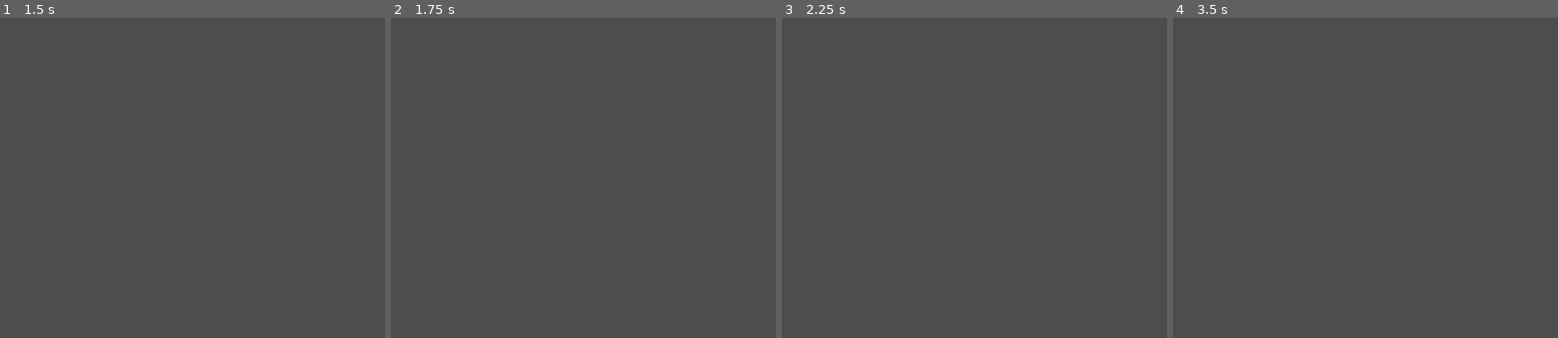
Above: before the commit, frames 1-4 (left to right).
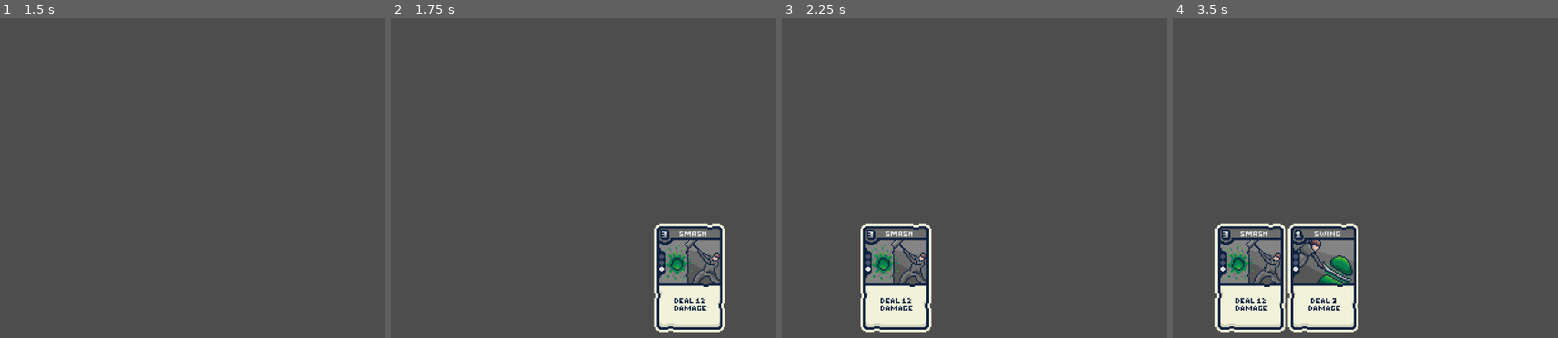
Above: after the commit, the same moments.

Repository: Fredeblok0912/Card_game
Game: Godot game, scene res://menu.tscn
The game is run twice, just before and just after one commit, with the same random seed, the same clock (stepped at 60 frames per second) and the same inputs.
Inputs:
- Up to frame 1 (1.5 s): click "Start Game" at 0.5 s; tap Enter at 1.25 s; hold Up (ui_up) from 1.28 s (still down)
- Up to frame 2 (1.75 s): keep holding Up (ui_up)
- Up to frame 3 (2.25 s): release Up (ui_up) at 2.03 s; hold Down (ui_down) from 2.03 s (still down)
- Up to frame 4 (3.5 s): tap Space at 2.75 s; release Down (ui_down) at 2.78 s; hold Up (ui_up) from 2.78 s (still down)

Frame 1 is identical in both runs. In frame 2, 5.8% of the frame differs, in the area x 68-87%, y 64-99%; in frame 3, 5.8%; in frame 4, 12%, in the area x 10-49%, y 64-99%.

Commit message:
Added it alllllll back

Diff:
--- a/Cardlist.gd
+++ b/Cardlist.gd
@@ -19,53 +19,105 @@
 	006: {"name": "Backstab","cost":2, "damage": 9, "shield": 0, "draw":0, "heal":0, "selfdamage":0,"executionmult":1,"rarity":2},
 	007: {"name": "Armor Up!","cost":3, "damage": 0, "shield": 9, "draw":0, "heal":0, "selfdamage":0,"executionmult":1,"rarity":2},
 	008: {"name": "Quick Jab","cost":1, "damage": 3, "shield": 0, "draw":1, "heal":0, "selfdamage":0,"executionmult":1,"rarity":2},
-	010: {"name": "Big Ah Punch","cost":5, "damage": 35, "shield": 0, "draw":0, "heal":0, "selfdamage":0,"executionmult":1,"rarity":3},
+	009: {"name": "Flurry","cost":"all remaining energy", "damage": 5, "shield": 0, "draw":0, "heal":0, "selfdamage":0,"executionmult":"amount of energy spent","rarity":2},
+	010: {"name": "Deathblow","cost":5, "damage": 35, "shield": 0, "draw":0, "heal":0, "selfdamage":0,"executionmult":1,"rarity":3},
 	011: {"name": "Singe","cost":1, "damage": 7, "shield": 0, "draw":0, "heal":0, "selfdamage":3,"executionmult":1,"rarity":1},
 	012: {"name": "Flamekick","cost":2, "damage": 15, "shield": 0, "draw":0, "heal":0, "selfdamage":5,"executionmult":1,"rarity":1},
-	013: {"name": "Combust","cost":3, "damage": 28, "shield": 0, "draw":0, "heal":0, "selfdamage":9,"executionmult":1,"rarity":2},
+	013: {"name": "Combust","cost":3, "damage": 27, "shield": 0, "draw":0, "heal":0, "selfdamage":9,"executionmult":1,"rarity":2},
 	015: {"name": "Fireball","cost":2, "damage": "7 + selfdamage", "shield": 0, "draw":0, "heal":0, "selfdamage":0,"executionmult":1,"rarity":3},
 	016: {"name": "Splash","cost":1, "damage": 1, "shield": 2, "draw":1, "heal":0, "selfdamage":0,"executionmult":1,"rarity":1},
-	017: {"name": "Water Cutter","cost":2, "damage": 7, "shield": 0, "draw":1, "heal":0, "selfdamage":0,"executionmult":1,"rarity":1},
+	017: {"name": "Water Cut","cost":2, "damage": 7, "shield": 0, "draw":1, "heal":0, "selfdamage":0,"executionmult":1,"rarity":1},
 	018: {"name": "Ice Blash","cost":3, "damage": 12, "shield": 0, "draw":2, "heal":0, "selfdamage":0,"executionmult":1,"rarity":2},
 	019: {"name": "Soda","cost":2, "damage": 0, "shield": 3, "draw":2, "heal":3, "selfdamage":0,"executionmult":1,"rarity":2},
 	020: {"name": "Waterfall","cost":2, "damage": 4, "shield": 0, "draw":0, "heal":0, "selfdamage":0,"executionmult":"amount of cards you've drawn this turn [doesnt work yet, this is just a string]","rarity":3},
-	021: {"name": "Twin Slice","cost":2, "damage": 4, "shield": 0, "draw":0, "heal":0, "selfdamage":0,"executionmult":2,"rarity":2},
+	021: {"name": "Dual Slash","cost":2, "damage": 4, "shield": 0, "draw":0, "heal":0, "selfdamage":0,"executionmult":2,"rarity":2},
+}
+#Liste over alle kort sprites
+var card_sprites_database = {
+	000:preload("res://Art/Cards/000 Cardback.png"),
+	001:preload("res://Art/Cards/001 Swing.png") ,
+	002:preload("res://Art/Cards/002 Slice.png") ,
+	003:preload("res://Art/Cards/003 Smash.png") ,
+	004:preload("res://Art/Cards/004 Block.png") ,
+	005:preload("res://Art/Cards/005 Relax.png") ,
+	006:preload("res://Art/Cards/006 Backstab.png") ,
+	007:preload("res://Art/Cards/007 Armor Up!.png") ,
+	008:preload("res://Art/Cards/008 Quick Jab.png") ,
+	009:preload("res://Art/Cards/009 Flurry.png") ,
+	010:preload("res://Art/Cards/010 Deathblow.png") ,
+	011:preload("res://Art/Cards/011 Singe.png") ,
+	012:preload("res://Art/Cards/012 Flamekick.png") ,
+	013:preload("res://Art/Cards/013 Combust.png") ,
+	014:preload("res://Art/Cards/014 Bellow.png") ,
+	015:preload("res://Art/Cards/015 Fireball.png") ,
+	016:preload("res://Art/Cards/016 Splash.png") ,
+	017:preload("res://Art/Cards/017 Water Cut.png") ,
+	018:preload("res://Art/Cards/018 Ice Blast.png") ,
+	019:preload("res://Art/Cards/019 Soda.png") ,
+	020:preload("res://Art/Cards/020 Waterfall.png") ,
+	021:preload("res://Art/Cards/021 Dual Slash.png") ,
+	}
 
-}
+# Etablering af main Deck Arrays
+var decklist = [1,2,2,3,4,4]       		# Det permanente deck som bliver kopieret til hvert combat, er den som man skal add kort til når man køber
+var current_decklist = [1,2,2,3,4,4]	# Kort som er i spillerens deck under combat, burde være tom og kopiere inholdet af decklist, men for testing rn er den fyldt
+var hand_cards = []						# Kort som er i spillerens hånd
 
-# Main collections
-var decklist = [1, 2, 3, 6, 1, 2, 6, 3, 2, 1]        # permanent deck definition (card IDs)
-var current_decklist = [] # mutable draw pile
-var hand = []             # cards in your hand
 
+#Just for testing, remove later
+func _ready():
+	current_decklist.shuffle()
+	print(current_decklist)
+
+
+#Midlertid kode for at trække kort på input
 func _input(event):
-	if event.is_action_pressed("ui_down"):
-		# Start game -> shuffle deck into current_decklist
-		current_decklist = decklist.duplicate()
-		current_decklist.shuffle()
-		hand.clear()
-		print("Game started, current deck:", current_decklist)
+	if event.is_action_pressed("ui_up"):
+		draw_cards(1)
 
-	elif event.is_action_pressed("ui_up"):
-		# Draw 3 cards into hand
-		draw_cards(3)
-		print("Hand now:", hand)
-
-# Draw N cards into hand
+#Trækker N antal kort til hånden
 func draw_cards(n: int):
 	for i in range(n):
 		if current_decklist.size() > 0:
 			var card_id = current_decklist.pop_front()
-			hand.append(card_id)
-			display_card(card_id)
+			hand_cards.append(card_id)
+			#display_card(card_id)
+			await get_tree().create_timer(0.3).timeout
+			add_card(card_id)
 		else:
+			#make set the drawpile to contain all cards in the discard pile and wipe the discard pile, then draw the missing cards
 			print("Deck is empty!")
 
-# Show the card visually (stub, you replace with your display logic)
-func display_card(card_id: int):
-	var card = card_database[card_id]
-	var card_name = card["name"]
-	print("Drew card:", card_name)
-	# Example: if you have a Sprite2D for each card in scene by name:
-	# var card_sprite = $CardContainer.get_node(card_name)
-	# card_sprite.show()
+#----------------------------------------------------------------------------
+#Cards in hand loading sprites
+
+#array for the sprites in hand
+var hand_sprites: Array[Sprite2D] = []
+
+@export var card_spacing: float = 115.0		#spacing between cards in hand
+@export var hand_y: float = 230.0			#how high the cards are on screen
+@export var tween_duration: float = 0.35	#how long the card slide in takes
+@export var card_scale: float = 2.0			#how large the card sprites are
+
+func add_card(card_id: int) -> void:
+	var card_sprite := Sprite2D.new()
+	card_sprite.texture = card_sprites_database[card_id]
+	card_sprite.scale = Vector2(card_scale, card_scale)
+	add_child(card_sprite)
+	var viewport_width = get_viewport().get_visible_rect().size.x
+	card_sprite.position = Vector2(viewport_width + 200, hand_y)
+
+	hand_sprites.append(card_sprite)
+	_update_hand_positions()
+
+func _update_hand_positions() -> void:
+	var viewport_width = get_viewport().get_visible_rect().size.x
+	var total_width = (hand_sprites.size() - 1) * card_spacing
+	var start_x = viewport_width / 2 - total_width / 2
+
+	for i in range(hand_sprites.size()):
+		var target_x = start_x + i * card_spacing
+		var target_pos = Vector2(target_x, hand_y)
+
+		var tween = create_tween()
+		tween.tween_property(hand_sprites[i], "position", target_pos, tween_duration).set_trans(Tween.TRANS_SINE).set_ease(Tween.EASE_OUT)
--- a/game.tscn
+++ b/game.tscn
@@ -7,6 +7,7 @@
 script = ExtResource("1_e2o6t")
 
 [node name="Cardlist" type="Node2D" parent="."]
+position = Vector2(-577, -1)
 script = ExtResource("1_feb5d")
 
 [node name="GameCamera" type="Camera2D" parent="."]
Binary file added: Art/Cards/000 Cardback.png
Not shown, added: Art/Cards/000 Cardback.png.import
Binary file added: Art/Cards/001 Swing.png
Not shown, added: Art/Cards/001 Swing.png.import
Binary file added: Art/Cards/002 Slice.png
Not shown, added: Art/Cards/002 Slice.png.import
Binary file added: Art/Cards/003 Smash.png
Not shown, added: Art/Cards/003 Smash.png.import
Binary file added: Art/Cards/004 Block.png
Not shown, added: Art/Cards/004 Block.png.import
Binary file added: Art/Cards/005 Relax.png
Not shown, added: Art/Cards/005 Relax.png.import
(and 36 more such lines)
